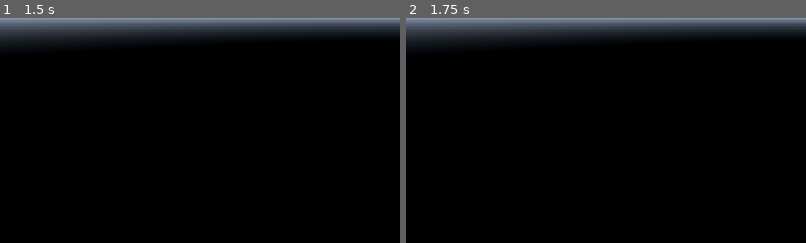
Above: before the commit, frames 1-2 (left to right).
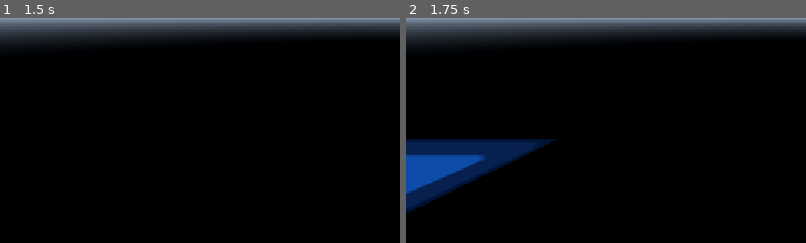
Above: after the commit, the same moments.

Repository: KingKoko369/Bloodrush
Game: Godot game, scene res://main.tscn
Two runs of this game, one before a commit and one after it. Both use one fixed random seed, a clock stepped at 60 frames per second and the inputs below. The engine's default icon, where the game draws it, is replaced by a stand-in: a white triangle on a blue panel in a dark square.
Inputs (mouse positions are % of the whole screen's width and height, from its top left):
- Up to frame 1 (1.5 s): tap Enter at 0.5 s; move the mouse to (72, 45) at 0.52 s; hold D (move_right) 0.53-1.28 s; tap Space (move_jump) at 0.77, 1.25 s; move the mouse to (30, 55) at 1.27 s; hold S (move_backward) from 1.28 s (still down)
- Up to frame 2 (1.75 s): keep holding S (move_backward); tap Space (move_jump) at 1.52 s
The pictures show only the part of the screen within x 0-50%, y 50-100%; the shares and areas given below are measured in that part.

Frame 1 is identical in both runs. In frame 2, 6.3% of the frame differs, in the area x 0-38%, y 53-87%.

Commit message:
Made Movement Exist

Diff:
--- a/Movement.gd
+++ b/Movement.gd
@@ -20,8 +20,7 @@
 	else:
 		velocity.x = move_toward(velocity.x, 0, speed)
 		velocity.z = move_toward(velocity.z, 0, speed)
+	move_and_slide()
 func _unhandled_input(event: InputEvent) -> void:
 	if not($Camera.paused) and event is InputEventMouseMotion:
 		rotation.y -= event.relative.x * $Camera.mouse_sens * 0.001
-
-	move_and_slide()
